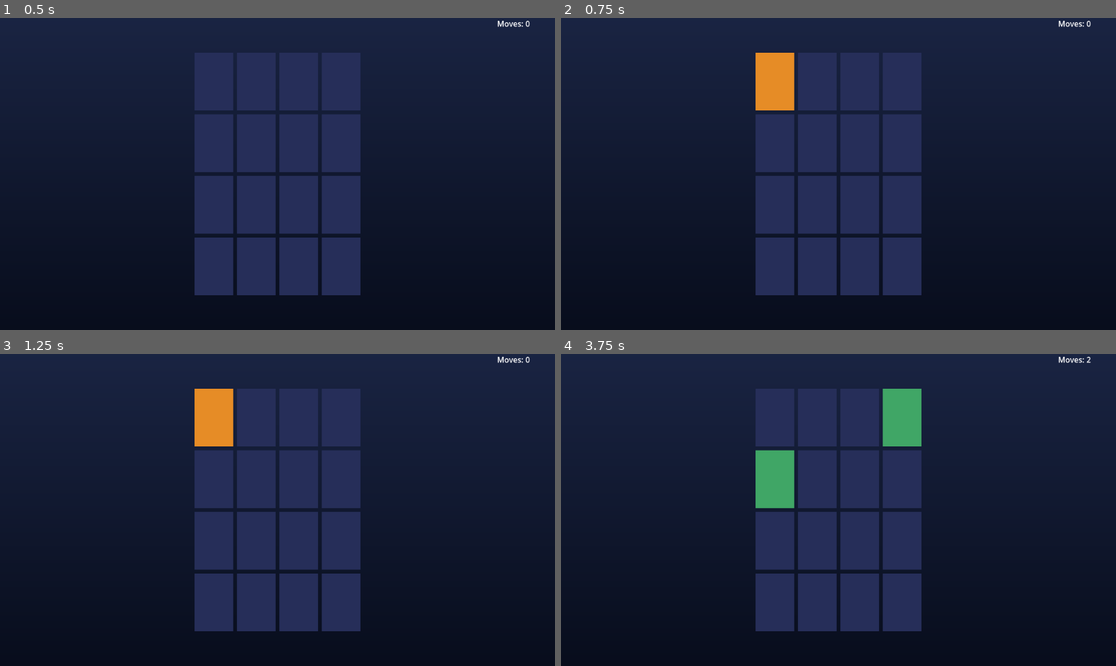
Above: before the commit, frames 1-4 (two rows, left to right).
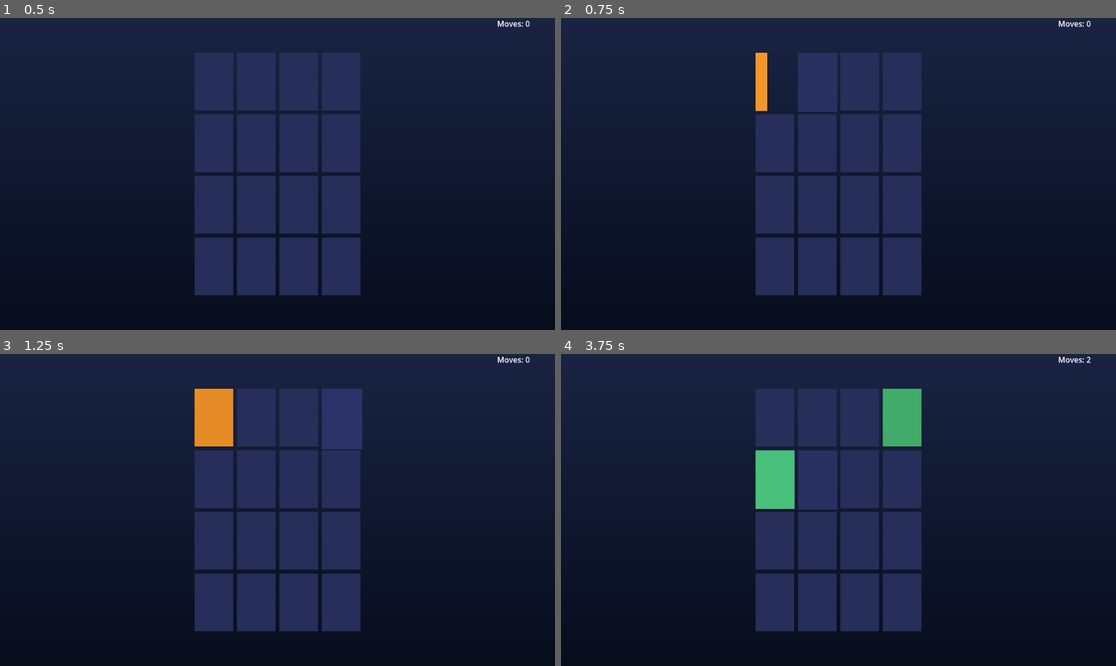
Above: after the commit, the same moments.

Repository: StephenWong-GIT/Card_Memory_Match
Game: Godot game, scene res://scenes/Game.tscn
Same seed, same stepped clock (60 frames per second), same inputs: the game is played once before the commit and once after it.
Inputs (mouse positions are in pixels of both pictures, inside the frame that each line leads up to):
- Up to frame 1 (0.5 s): no input
- Up to frame 2 (0.75 s): tap Enter at 0.5 s; drag from (777, 80) to (894, 105) at 0.52 s
- Up to frame 3 (1.25 s): no input
- Up to frame 4 (3.75 s): tap Space at 1.25, 3.5 s; drag from (816, 416) to (810, 572) at 1.27 s; tap Enter at 2 s; move the mouse to (860, 416) at 2.02 s; tap Ctrl at 2.1 s; click (860, 416) at 2.17 s; drag from (899, 416) to (672, 463) at 2.77 s; drag from (777, 478) to (866, 510) at 3.52 s

Frame 1 is identical in both runs. In frame 2, 1.0% of the frame differs, in the area x 35-50%, y 11-31%; in frame 3, 0.1%; in frame 4, 1.4%, in the area x 35-50%, y 30-50%.

Commit message:
Polish: Tier 2.4-7 card hover, press, flip tween, matched pulse

Diff:
--- a/scripts/card.gd
+++ b/scripts/card.gd
@@ -29,6 +29,20 @@
 	Color(0.15, 0.55, 0.65),  # 7 teal
 ]
 
+const _HOVER_SCALE := 1.05
+const _PRESS_SCALE_MULT := 0.97
+const _HOVER_MODULATE := Color(1.12, 1.12, 1.18, 1)
+const _FLIP_HALF_SEC := 0.15
+# Keeps idle UI readable while still giving matched pairs a gentle “settled” glow.
+const _MATCH_PULSE_RANGE := Vector2(0.92, 1.08)
+
+var _hovering: bool = false
+var _pressing: bool = false
+var _interact_tween: Tween
+var _flip_tween: Tween
+var _pulse_tween: Tween
+
+
 func _face_up_color() -> Color:
 	if pair_id >= 0 and pair_id < PAIR_COLORS.size():
 		return PAIR_COLORS[pair_id]
@@ -38,10 +52,18 @@
 func _ready() -> void:
 	mouse_filter = MOUSE_FILTER_STOP
 	_face.mouse_filter = MOUSE_FILTER_IGNORE
+	mouse_entered.connect(_on_mouse_entered)
+	mouse_exited.connect(_on_mouse_exited)
 	_refresh_visual()
 	var run_alone := get_parent() == get_tree().root or get_tree().current_scene == self
 	if run_alone:
 		card_clicked.connect(_demo_toggle_on_click)
+
+
+func _notification(what: int) -> void:
+	if what == NOTIFICATION_RESIZED:
+		pivot_offset = size * 0.5
+		_face.pivot_offset = _face.size * 0.5
 
 
 func get_state() -> State:
@@ -53,7 +75,7 @@
 		return false
 	_state = State.FACE_UP
 	state_changed.emit(_state)
-	_refresh_visual()
+	_start_flip_visual(true)
 	return true
 
 
@@ -62,7 +84,7 @@
 		return false
 	_state = State.FACE_DOWN
 	state_changed.emit(_state)
-	_refresh_visual()
+	_start_flip_visual(false)
 	return true
 
 
@@ -71,8 +93,31 @@
 		return false
 	_state = State.MATCHED
 	state_changed.emit(_state)
+	_kill_flip_tween()
+	_face.scale.x = 1.0
 	_refresh_visual()
+	_start_match_pulse()
+	scale = _interaction_scale_vector()
+	modulate = Color.WHITE
 	return true
+
+
+func play_mismatch_feedback() -> void:
+	_kill_flip_tween()
+	var tw := create_tween()
+	tw.set_trans(Tween.TRANS_SINE).set_ease(Tween.EASE_IN_OUT)
+	var base_x := position.x
+	for i in range(3):
+		tw.tween_property(self, "position:x", base_x + 6.0, 0.04)
+		tw.tween_property(self, "position:x", base_x - 6.0, 0.04)
+	tw.tween_property(self, "position:x", base_x, 0.04)
+
+
+func play_match_celebration() -> void:
+	var tw := create_tween()
+	tw.set_trans(Tween.TRANS_CUBIC).set_ease(Tween.EASE_OUT)
+	tw.tween_property(self, "scale", scale * 1.08, 0.12)
+	tw.tween_property(self, "scale", _interaction_scale_vector(), 0.18)
 
 
 func _refresh_visual() -> void:
@@ -97,6 +142,84 @@
 		return
 	if event is InputEventMouseButton:
 		var mb := event as InputEventMouseButton
-		if mb.button_index == MOUSE_BUTTON_LEFT and mb.pressed:
-			card_clicked.emit()
-			accept_event()
+		if mb.button_index == MOUSE_BUTTON_LEFT:
+			_pressing = mb.pressed
+			_apply_interaction_visual()
+			if mb.pressed:
+				card_clicked.emit()
+				accept_event()
+
+
+func _on_mouse_entered() -> void:
+	if _state == State.MATCHED:
+		return
+	_hovering = true
+	_apply_interaction_visual()
+
+
+func _on_mouse_exited() -> void:
+	_hovering = false
+	_pressing = false
+	_apply_interaction_visual()
+
+
+func _interaction_scale_vector() -> Vector2:
+	var s := 1.0
+	if _hovering:
+		s = _HOVER_SCALE
+	if _pressing:
+		s *= _PRESS_SCALE_MULT
+	return Vector2(s, s)
+
+
+func _apply_interaction_visual() -> void:
+	if _state == State.MATCHED:
+		return
+	if _interact_tween != null and _interact_tween.is_valid():
+		_interact_tween.kill()
+	_interact_tween = create_tween()
+	_interact_tween.set_trans(Tween.TRANS_CUBIC).set_ease(Tween.EASE_OUT)
+	var target_scale := _interaction_scale_vector()
+	var target_mod := _HOVER_MODULATE if _hovering else Color.WHITE
+	_interact_tween.parallel().tween_property(self, "scale", target_scale, 0.2)
+	_interact_tween.parallel().tween_property(self, "modulate", target_mod, 0.2)
+
+
+func _start_flip_visual(to_face_up: bool) -> void:
+	_kill_flip_tween()
+	var start_color := _face.color
+	var mid_color: Color
+	if to_face_up:
+		mid_color = _face_up_color()
+	else:
+		mid_color = COLOR_FACE_DOWN
+	_flip_tween = create_tween()
+	_flip_tween.set_parallel(false)
+	_flip_tween.tween_property(_face, "scale:x", 0.0, _FLIP_HALF_SEC).set_trans(Tween.TRANS_CUBIC).set_ease(Tween.EASE_IN)
+	_flip_tween.tween_callback(func():
+		_face.color = mid_color
+	)
+	_flip_tween.tween_property(_face, "scale:x", 1.0, _FLIP_HALF_SEC).set_trans(Tween.TRANS_CUBIC).set_ease(Tween.EASE_OUT)
+	# If the visible face color no longer matches logical state (e.g. rapid double-flip), sync once the flip finishes.
+	_flip_tween.tween_callback(func():
+		_refresh_visual()
+		_apply_interaction_visual()
+	)
+
+
+func _kill_flip_tween() -> void:
+	if _flip_tween != null and _flip_tween.is_valid():
+		_flip_tween.kill()
+	_flip_tween = null
+	_face.scale.x = 1.0
+
+
+func _start_match_pulse() -> void:
+	if _pulse_tween != null and _pulse_tween.is_valid():
+		_pulse_tween.kill()
+	_pulse_tween = create_tween()
+	_pulse_tween.set_loops()
+	_pulse_tween.set_trans(Tween.TRANS_SINE).set_ease(Tween.EASE_IN_OUT)
+	var base_mod := Color(1.0, 1.08, 1.05, 1)
+	_pulse_tween.tween_property(_face, "modulate", base_mod * _MATCH_PULSE_RANGE.y, 0.55)
+	_pulse_tween.tween_property(_face, "modulate", base_mod * _MATCH_PULSE_RANGE.x, 0.55)
